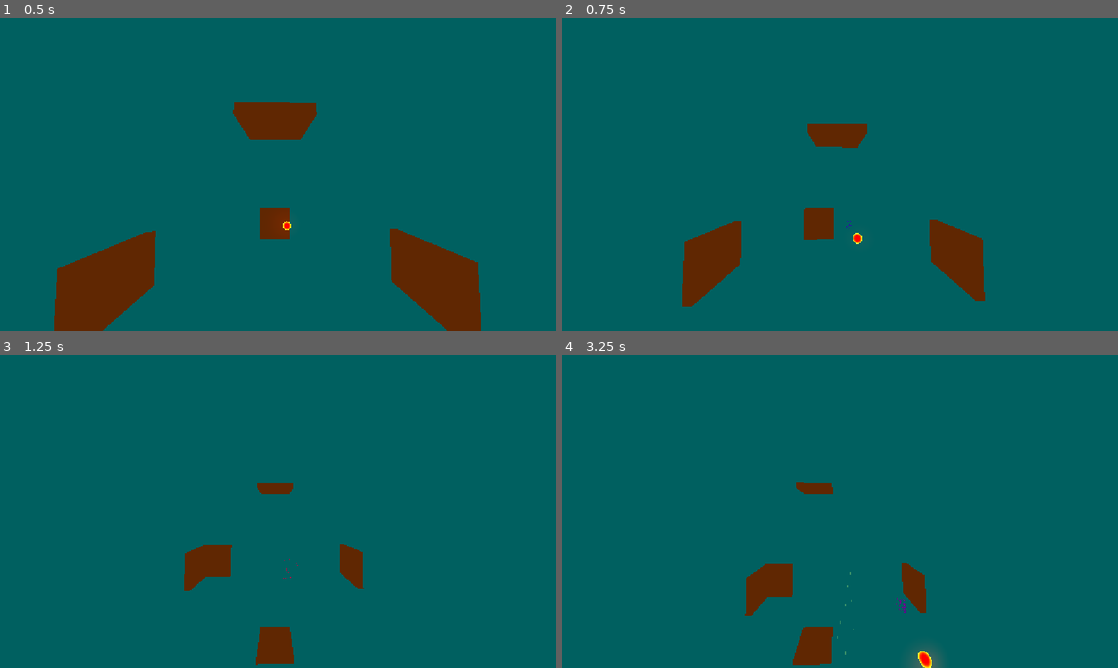
Above: before the commit, frames 1-4 (two rows, left to right).
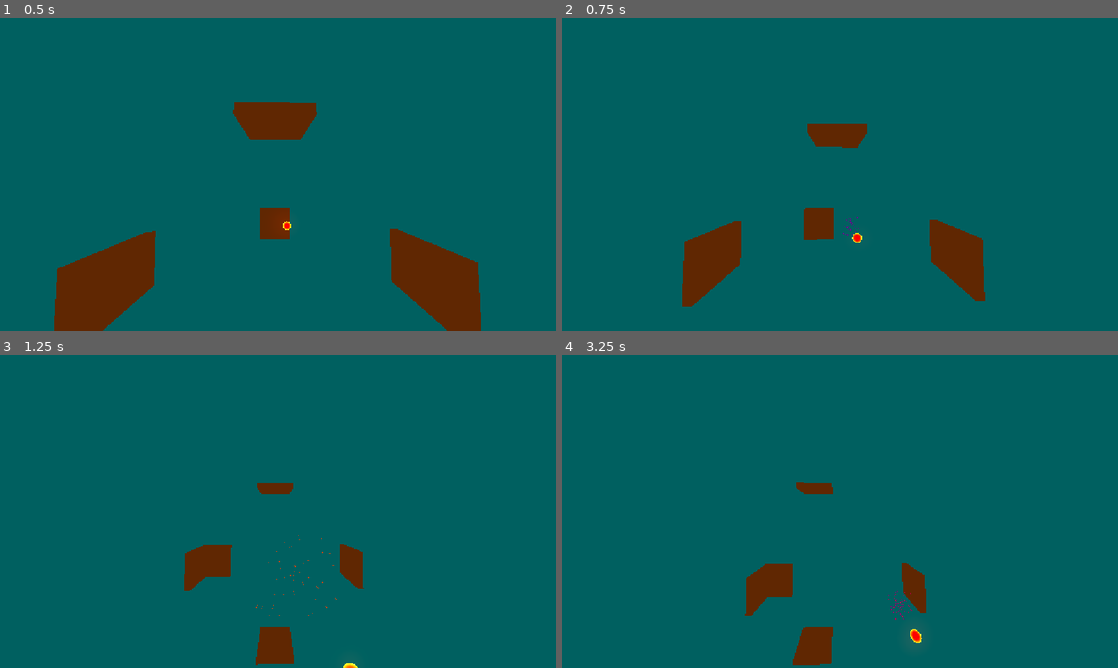
Above: after the commit, the same moments.

Repository: whywy/occhacks
Game: Godot game, scene res://scenes/arena.tscn
Two runs of this game, one before a commit and one after it. Both use one fixed random seed, a clock stepped at 60 frames per second and the inputs below.
Inputs:
- Up to frame 1 (0.5 s): no input
- Up to frame 2 (0.75 s): hold D (paddle_right) from 0.53 s (still down)
- Up to frame 3 (1.25 s): keep holding D (paddle_right)
- Up to frame 4 (3.25 s): release D (paddle_right) at 1.28 s; hold S (paddle_down) 1.28-2.03 s; hold D (paddle_right) 2.03-2.78 s; hold W (paddle_up) from 2.78 s (still down)

Frame 1 is identical in both runs. In frame 2, less than 0.1% of the frame differs, in the area x 50-54%, y 63-73%; in frame 3, less than 0.1%; in frame 4, 0.4%, in the area x 49-69%, y 69-100%.

Commit message:
Changed sparks to be more and explode more violent

Diff:
--- a/scenes/ball.gd
+++ b/scenes/ball.gd
@@ -36,7 +36,7 @@
 		var normal := collision.get_normal()
 		velocity = velocity.bounce(normal)
 
-		speed = min(speed + speed_gain_per_hit, max_speed)
+		#speed = min(speed + speed_gain_per_hit, max_speed)
 		_emit_sparks(collision.get_position(), normal)
 
 	if lock_z:
@@ -44,7 +44,7 @@
 		global_position.z = plane_z
 
 	# Keep the speed constant after bounces
-	velocity = velocity.normalized() * speed
+	#velocity = velocity.normalized() * speed
 
 
 func _emit_sparks(hit_position: Vector3, normal: Vector3) -> void:
--- a/scenes/ball.tscn
+++ b/scenes/ball.tscn
@@ -40,11 +40,10 @@
 particle_flag_align_y = true
 direction = Vector3(0, 1, 0)
 spread = 60.0
-initial_velocity_min = 0.5
-initial_velocity_max = 2.0
-gravity = Vector3(0, -2, 0)
-damping_min = 1.0
-damping_max = 2.0
+initial_velocity_min = 1.0
+initial_velocity_max = 5.0
+gravity = Vector3(0, -0.5, 0)
+damping_max = 1.0
 scale_curve = SubResource("CurveTexture_b2qx6")
 color_ramp = SubResource("GradientTexture1D_e8hal")
 
@@ -69,8 +68,8 @@
 
 [node name="Sparks" type="GPUParticles3D" parent="." unique_id=418179591]
 emitting = false
-amount = 40
-lifetime = 3.0
+amount = 70
+lifetime = 1.5
 one_shot = true
 explosiveness = 1.0
 process_material = SubResource("ParticleProcessMaterial_jsssl")
